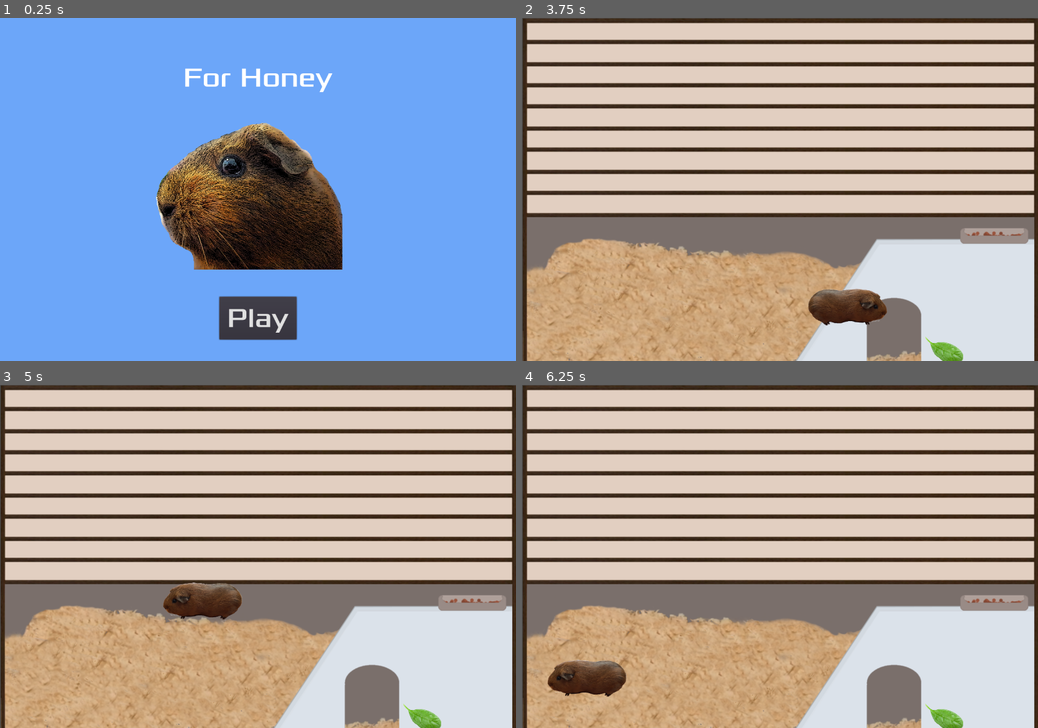
Above: before the commit, frames 1-4 (two rows, left to right).
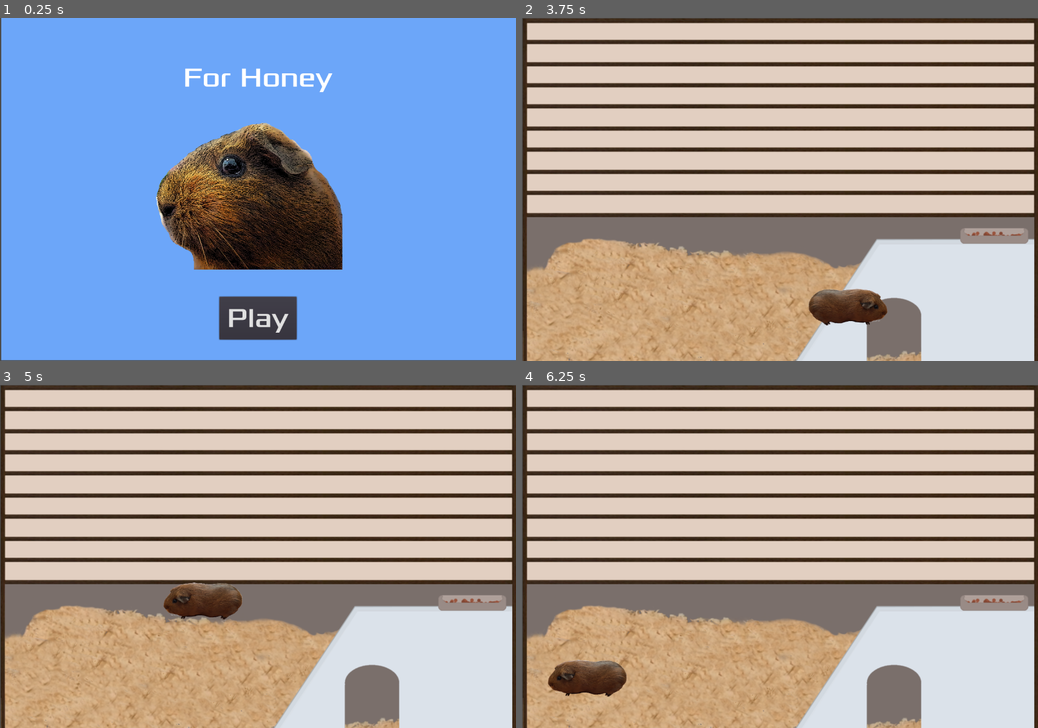
Above: after the commit, the same moments.

Repository: bristol-pride-game-jam/Honey
Game: Godot game, scene res://Main.tscn
The game is run twice, just before and just after one commit, with the same random seed, the same clock (stepped at 60 frames per second) and the same inputs.
Inputs:
- Up to frame 1 (0.25 s): no input
- Up to frame 2 (3.75 s): click "Play" at 0.5 s; tap Enter at 1.25 s; hold Right (ui_right) 1.28-2.03 s; hold Down (ui_down) 2.03-2.78 s; tap Space at 2.75 s; hold Right (ui_right) 2.78-3.53 s; hold Up (ui_up) from 3.53 s (still down)
- Up to frame 3 (5 s): release Up (ui_up) at 4.28 s; hold Left (ui_left) from 4.28 s (still down)
- Up to frame 4 (6.25 s): release Left (ui_left) at 5.78 s; hold Down (ui_down) from 5.78 s (still down)

The runs differ from the first frame. In frame 1, 0.6% of the frame differs, in the area x 0-100%, y 0-100%; in frame 2, 0.3%; in frame 3, 0.3%; in frame 4, 0.3%.

Commit message:
Generating spinach in random places now

Diff:
--- a/Main.gd
+++ b/Main.gd
@@ -3,8 +3,14 @@
 export (PackedScene) var Spinach
 
 var score
+var screen_size  # Size of the game window.
+var min_height # Minimum height
 
 func _ready():
+	# Ewwwwww!
+	min_height = $Player.min_height
+	screen_size = $Player.screen_size
+
 	# Needs to be called in main so all random functions in the other nodes
 	randomize()
 
@@ -36,7 +42,15 @@
 func _on_SpinachTimer_timeout():
 	var spinach = Spinach.instance()
 	add_child(spinach)
-	spinach.position = Vector2(400, 400)
+
+	var rand_x = randi() % int(screen_size.x)
+	var rand_y = randi() % int(screen_size.y) + min_height
+
+	spinach.position = Vector2(rand_x, rand_y)
+
+	var direction = rand_range(-PI / 4, PI / 4)
+	spinach.rotation = direction
+
 	spinach.connect("eaten", self, "_on_Spinach_eaten")
 
 # Fired when leaf is collided with
--- a/Main.tscn
+++ b/Main.tscn
@@ -13,8 +13,10 @@
 Spinach = ExtResource( 2 )
 
 [node name="ColorRect" type="ColorRect" parent="."]
-margin_right = 1200.0
-margin_bottom = 801.0
+margin_left = 3.17334
+margin_top = -3.17334
+margin_right = 1203.17
+margin_bottom = 797.827
 color = Color( 0.423529, 0.65098, 0.976471, 1 )
 
 [node name="Background" type="Sprite" parent="."]
@@ -34,7 +36,7 @@
 wait_time = 3.0
 
 [node name="StartPosition" type="Position2D" parent="."]
-position = Vector2( 154.145, 755.415 )
+position = Vector2( 155, 755 )
 
 [node name="HUD" parent="." instance=ExtResource( 5 )]
 
--- a/Player.tscn
+++ b/Player.tscn
@@ -16,7 +16,6 @@
 extents = Vector2( 39.13, 24.3542 )
 
 [node name="Player" type="Area2D"]
-position = Vector2( 549.591, 395.869 )
 script = ExtResource( 1 )
 min_height = 460
 
--- a/Spinach.tscn
+++ b/Spinach.tscn
@@ -11,12 +11,10 @@
 script = ExtResource( 1 )
 
 [node name="Sprite" type="Sprite" parent="."]
-position = Vector2( 581.833, 375.328 )
 scale = Vector2( 0.15, 0.15 )
 texture = ExtResource( 2 )
 
 [node name="CollisionShape2D" type="CollisionShape2D" parent="."]
-position = Vector2( 588.442, 378.616 )
 rotation = 2.0944
 shape = SubResource( 1 )
 [connection signal="area_entered" from="." to="." method="_on_Spinach_area_entered"]
